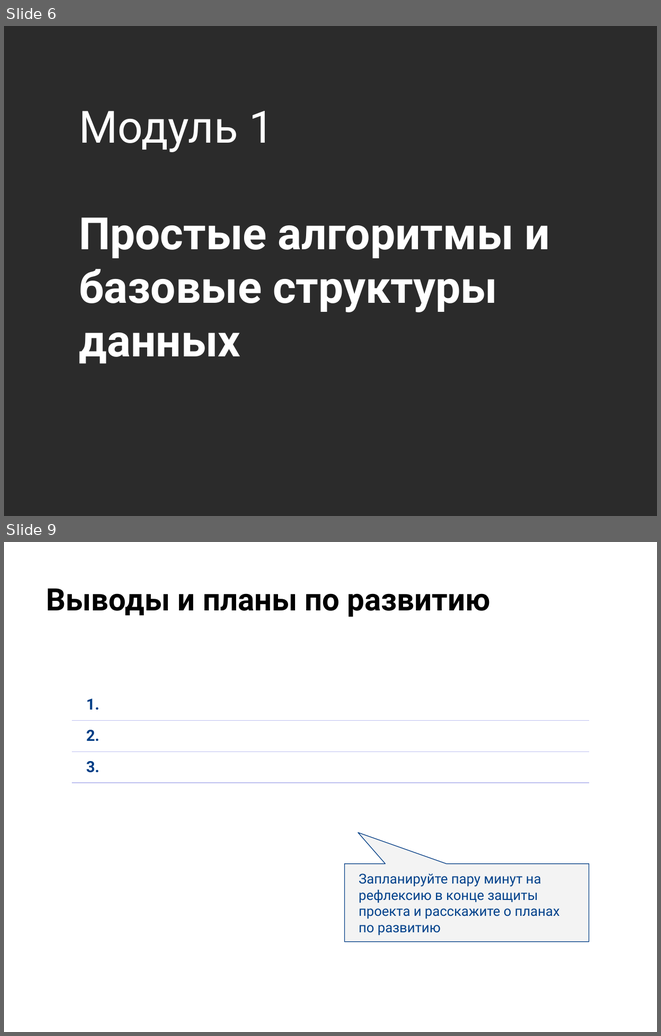
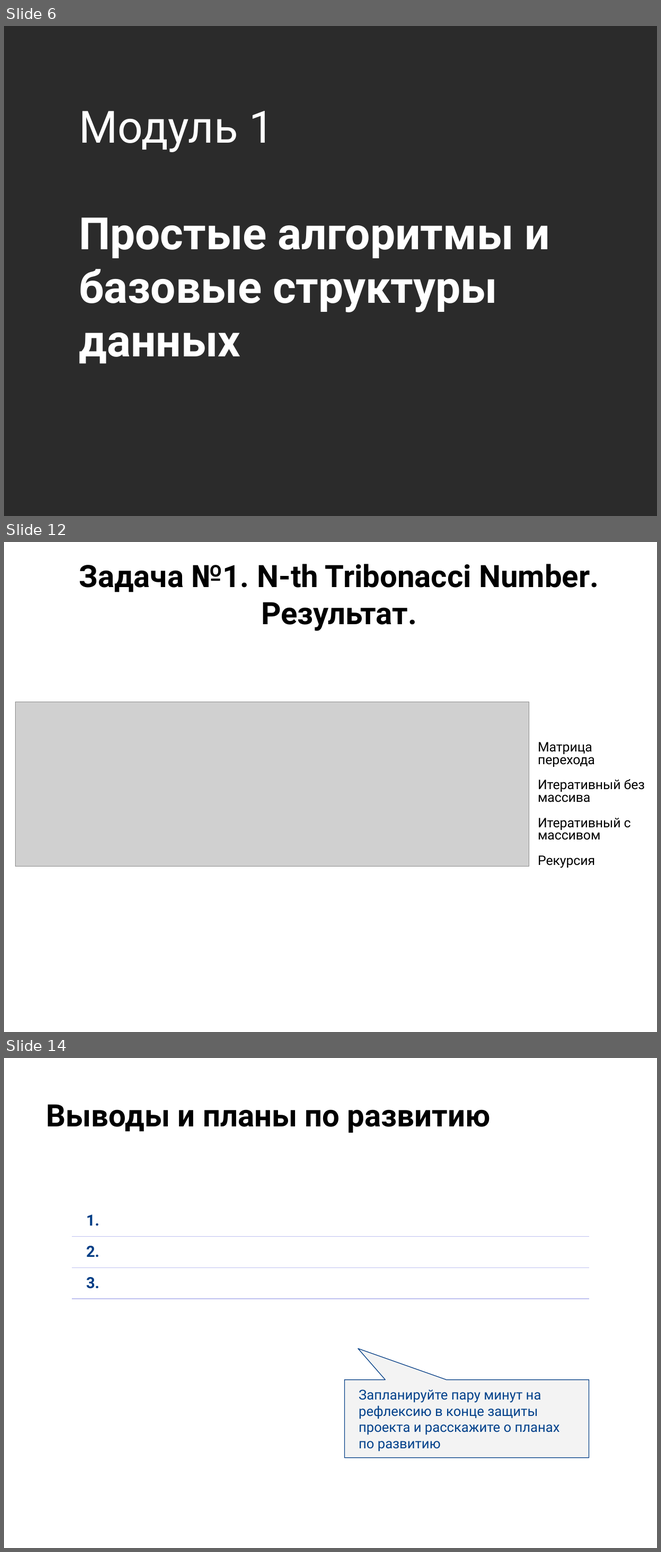
Before and after one commit to KateKorotkova/Otus.ProjectWork, a slide deck: Otus.ProjectWork.pptx. Shown one above the other, each under a label of ours: slides 6 and 9 before the commit, slides 6, 12 and 14 after it; the slides between them are not shown. The pictures are 661x1036 and 661x1552 pixels, drawn with LibreOffice and Linux fonts; fonts in the diff are those of the drawing; grey boxes stand for pictures; background and template pictures are left out; a plain dark background stands for a picture behind light text. Boxes give left, top, right and bottom in pixels: in the first picture for what was removed or moved away, otherwise in the second. Text is boxed around its words. In the diff, an @@ line names an element or a change of style, - is before the commit and + after.

Commit message:
implemented Tribonacci algorithm

```diff
--- a/Otus.ProjectWork.pptx
+++ b/Otus.ProjectWork.pptx
@@ slide 12 added at (x1=4, y1=542, x2=657, y2=1032), background picture (left out) @@
@@ title added at (x1=79, y1=564, x2=599, y2=631), 34 pt, text #000000, bold @@
+Задача №1. N-th Tribonacci Number. Результат.
@@ picture added at (x1=16, y1=702, x2=529, y2=866) @@
@@ text added at (x1=538, y1=742, x2=645, y2=868), 14.4 pt, text #000000 @@
+Матрица перехода
+Итеративный без массива
+Итеративный с массивом
+Рекурсия
@@ what was slide 9 is now slide 14 @@
```
Also in this commit, not shown: 6 other slides added, 2 slides removed, 5 other files.
